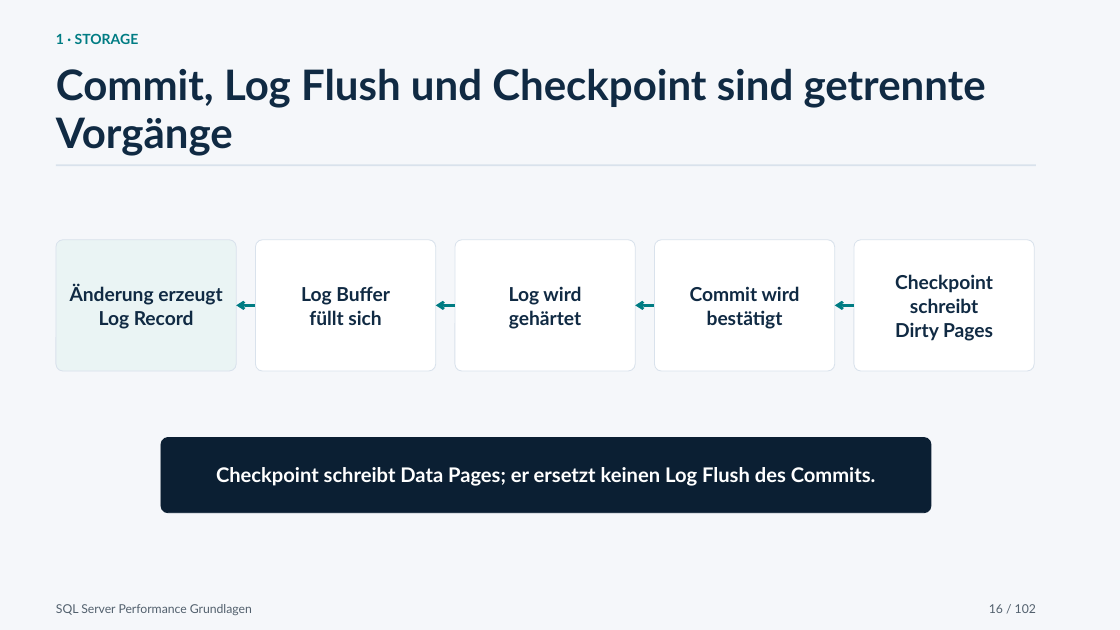
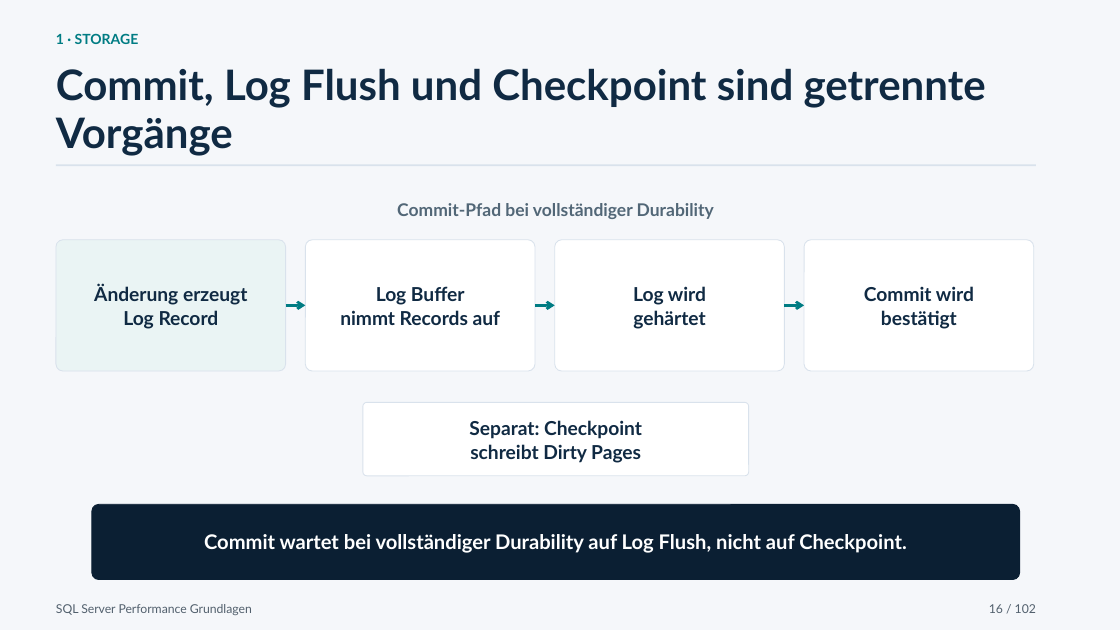
Before and after one commit to gecompat/SQL_PerformanceSchulung, a slide deck: slide 16 of Presentations/Performance_Schulung_Chat_2026-07-23_2146_SQL_Server_Performance_Grundlagen.pptx. Drawn at 1120x630 pixels with LibreOffice and Linux fonts; fonts in the diff are those of the drawing. Boxes give left, top, right and bottom in pixels: in the first picture for what was removed or moved away, otherwise in the second. Text is boxed around its words. In the diff, an @@ line names an element or a change of style, - is before the commit and + after.

Commit message:
Codex: Pfeilrichtungen und fachliche Diagramme der Präsentation korrigieren
Falsch gesetzte Pfeilspitzen kehrten Abläufe, Datenfluss und Indexnavigation um. Das Masterdeck korrigiert 44 Pfeile und entfernt die irreführende Commit-Checkpoint-Verbindung. 16 Folien wurden angepasst: Commit/Checkpoint sind getrennt, Seek und Key Lookup liefern zwei Eingänge für Nested Loops, und IFI, Datumsparameter, Memory-Grant-Aussagen sowie Diagrammbeschriftungen sind präzisiert. Die drei korrekten Blocking-Wartekanten erhalten eine Legende.

102 Folien, alle SlideKeys und die drei Custom Shows bleiben erhalten. Deckfreigaben, Quellen- und Aussagenregister sowie das Variantenmanifest sind synchronisiert. Ein reproduzierbares Korrekturwerkzeug und ein Diagrammvalidator einschließlich CI-Anbindung sichern den Stand. Die Einzelbefunde stehen in `Documentation/Reviews/PRESENTATION_DIAGRAM_REVIEW_2026_10_05.md`.

Validierung:

- Diagramm-, Varianten-, W2-007-, ADV-009/010/011- und Curriculumvalidatoren: PASS.
- PowerPoint-Renderprüfung: Master mit 102 Folien; BASIS/STANDARD/VERTIEFUNG mit 41/66/102 Folien. Alle 209 Variantenfolien sind pixelgleich zur zugehörigen Masterfolie; 86 unveränderte Masterfolien bleiben pixelgleich zum Ausgangsdeck.
- Paket-, Layout-, Font-, Privacy- und Metadatenprüfungen: PASS. Zwei Korrekturläufe aus derselben Quelle erzeugen identische Bytes; der Diagrammvalidator erkennt die Fehler im Ausgangsdeck.
- Registry-, Governance-, Foundation- und Repository-Continuity-Prüfungen sowie `git diff --check`: PASS.

SQL-Server-Runtime-Tests sind für diesen Präsentationsschnitt nicht erforderlich, da keine Demo verändert wurde. Varianten und Renderbilder sind reproduzierbare, ignorierte Build-Artefakte.

```diff
--- a/Presentations/Performance_Schulung_Chat_2026-07-23_2146_SQL_Server_Performance_Grundlagen.pptx
+++ b/Presentations/Performance_Schulung_Chat_2026-07-23_2146_SQL_Server_Performance_Grundlagen.pptx
@@ text added at <box>397,203,714,219</box>, 15 pt, text #526777, bold @@
+Commit-Pfad bei vollständiger Durability
@@ rounded rectangle: place and size @@
-rounded rectangle at <box>56,239,237,371</box>
+rounded rectangle at <box>56,239,286,371</box>
@@ rounded rectangle: place and size @@
-rounded rectangle at <box>255,239,436,371</box>
+rounded rectangle at <box>306,239,535,371</box>
@@ rounded rectangle: place and size @@
-rounded rectangle at <box>455,239,636,371</box>
+rounded rectangle at <box>555,239,784,371</box>
@@ rounded rectangle: place and size @@
-rounded rectangle at <box>655,239,835,371</box>
+rounded rectangle at <box>804,239,1033,371</box>
@@ text "Änderung erzeugt": place and size @@
-text "Änderung erzeugt" at <box>70,285,222,329</box>
+text "Änderung erzeugt" at <box>94,285,247,329</box>
@@ text "Log Buffer": place and size @@
-text "Log Buffer" at <box>301,286,390,325</box>
+text "Log Buffer" at <box>340,286,500,325</box>
@@ text "Log wird": place and size @@
-text "Log wird" at <box>509,286,581,329</box>
+text "Log wird" at <box>633,286,706,329</box>
@@ text "Commit wird": place and size @@
-text "Commit wird" at <box>690,286,800,329</box>
+text "Commit wird" at <box>864,286,974,329</box>
@@ arrow moved from (236, 306) - (255, 306) to (286, 306) - (306, 306) @@
@@ arrow (286, 306) - (306, 306): arrowheads changed @@
@@ text at <box>340,310,500,325</box>: text changed @@
-füllt sich
+nimmt Records auf
@@ arrow moved from (436, 306) - (455, 306) to (535, 306) - (555, 306) @@
@@ arrow (535, 306) - (555, 306): arrowheads changed @@
@@ arrow moved from (635, 306) - (655, 306) to (785, 306) - (804, 306) @@
@@ arrow (785, 306) - (804, 306): arrowheads changed @@
@@ arrow removed from (854, 306) to (835, 306) @@
@@ rounded rectangle: place and size @@
-rounded rectangle at <box>854,239,1035,371</box>
+rounded rectangle at <box>363,402,749,476</box>
@@ text at <box>469,420,642,463</box>: text changed @@
-Checkpoint schreibt
-Dirty Pages
+Separat: Checkpoint
+schreibt Dirty Pages
@@ rounded rectangle: place and size @@
-rounded rectangle at <box>161,438,932,513</box>
+rounded rectangle at <box>92,504,1020,580</box>
@@ text at <box>204,534,907,553</box>: text changed @@
-Checkpoint schreibt Data Pages; er ersetzt keinen Log Flush des Commits.
+Commit wartet bei vollständiger Durability auf Log Flush, nicht auf Checkpoint.
```
Also in this commit, not shown: 15 other slides changed, 12 other files.
